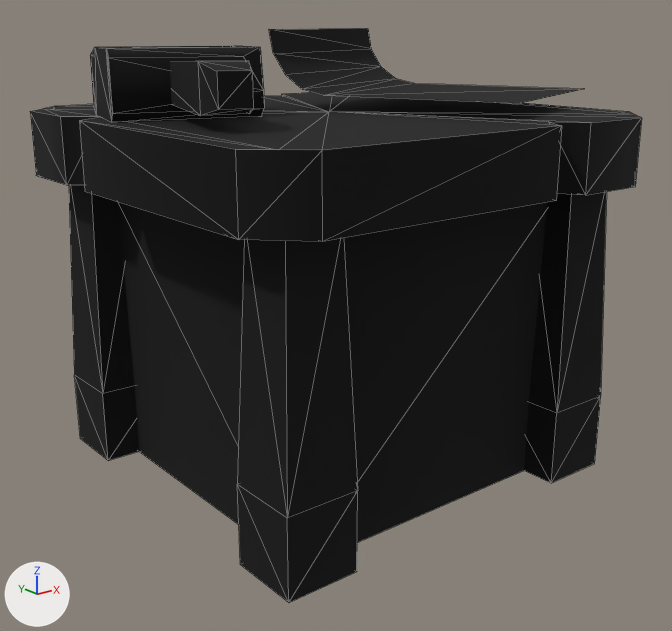
What one commit did to the glTF model Assets/UnityEve/Art/Models/survival/workbench.glb.
Before and after are seen from a camera (50 mm lens) standing at (-0.375, -0.475, 0.29) and looking at (0.001, -0.006, 0.102). Every picture has the same lights, and +X, +Y and +Z are marked at lower left. The first picture is the older version. Mesh edges are drawn as thin lines. Where no turn or scale is listed for an object, it has been applied to the vertices. Vertices at exactly the same position are counted once.

The first picture shows 'hammer', 'paper', 'workbench'.
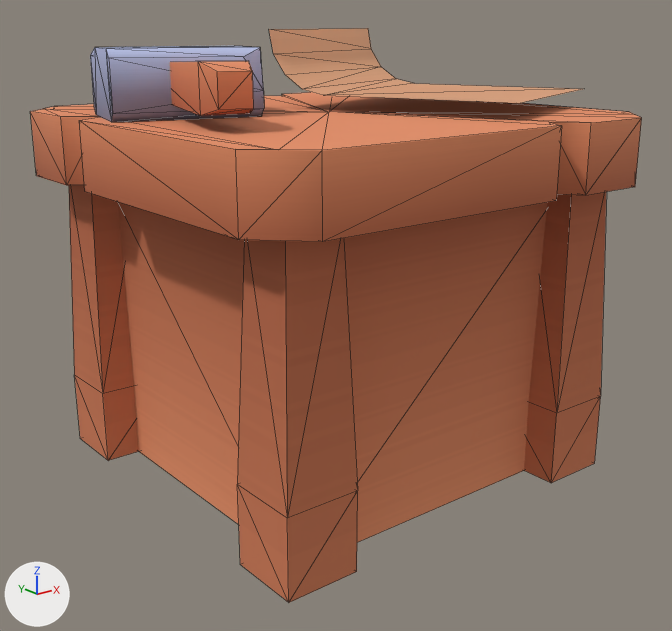
Where the newer file only moved an object's origin or applied its transform, the numbers keep the older frame.

Pixel boxes [x1, y1, x2, y2] of what changed, in the pictures (672 x 631 px):
part 1 of me_workbench, surface changed (black to brown)
    both: [30, 92, 642, 602]
part 2 of me_paper, surface changed (black to brown)
    both: [269, 28, 583, 103]
part 3 of me_hammer, surface changed (lighter)
    both: [90, 46, 264, 122]

What the commit changed:
me_workbench has 95 vertices, 164 faces and spans x -0.148..0.148, y -0.148..0.148, z 0.0..0.237.
me_workbench is used by ob_workbench; location (0.0, 0.0, 0.0).
me_workbench part 1: 164 kept faces spanning x -0.148..0.148, y -0.148..0.148, z 0.0..0.237 get new texture (UV) coordinates.
me_paper has 12 vertices, 10 faces and spans x -0.016..0.178, y -0.115..0.095, z 0.247..0.287.
me_paper is used by ob_paper; location (0.0, 0.0, 0.0).
me_paper part 2: 10 kept faces spanning x -0.016..0.178, y -0.115..0.095, z 0.247..0.287 get new texture (UV) coordinates.
me_hammer has 30 vertices, 52 faces and spans x -0.139..-0.037, y -0.073..0.081, z 0.237..0.277.
me_hammer is used by ob_hammer; location (0.0, 0.0, 0.0).
me_hammer part 3: 52 kept faces spanning x -0.139..-0.037, y -0.073..0.081, z 0.237..0.277 get new texture (UV) coordinates.
